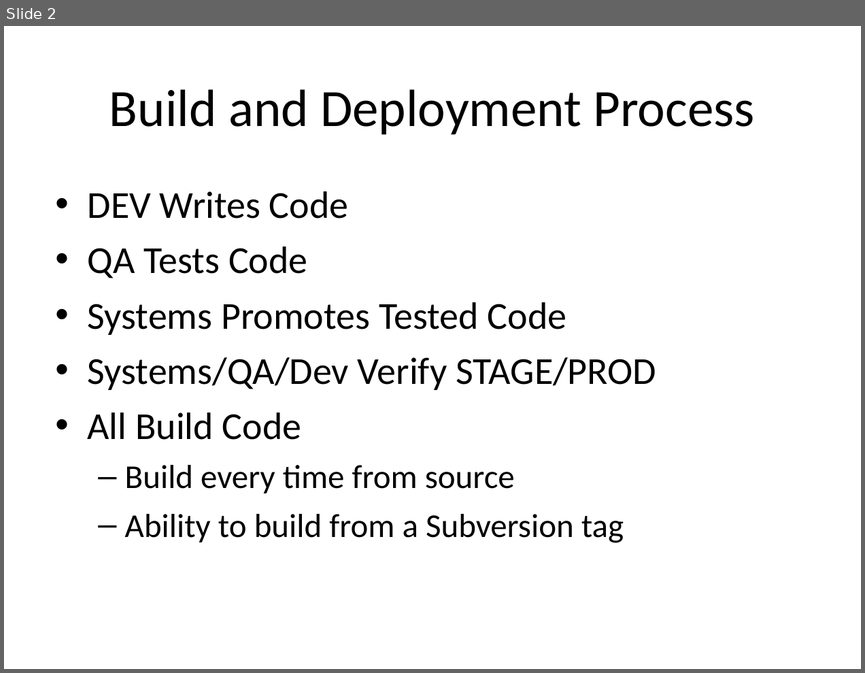
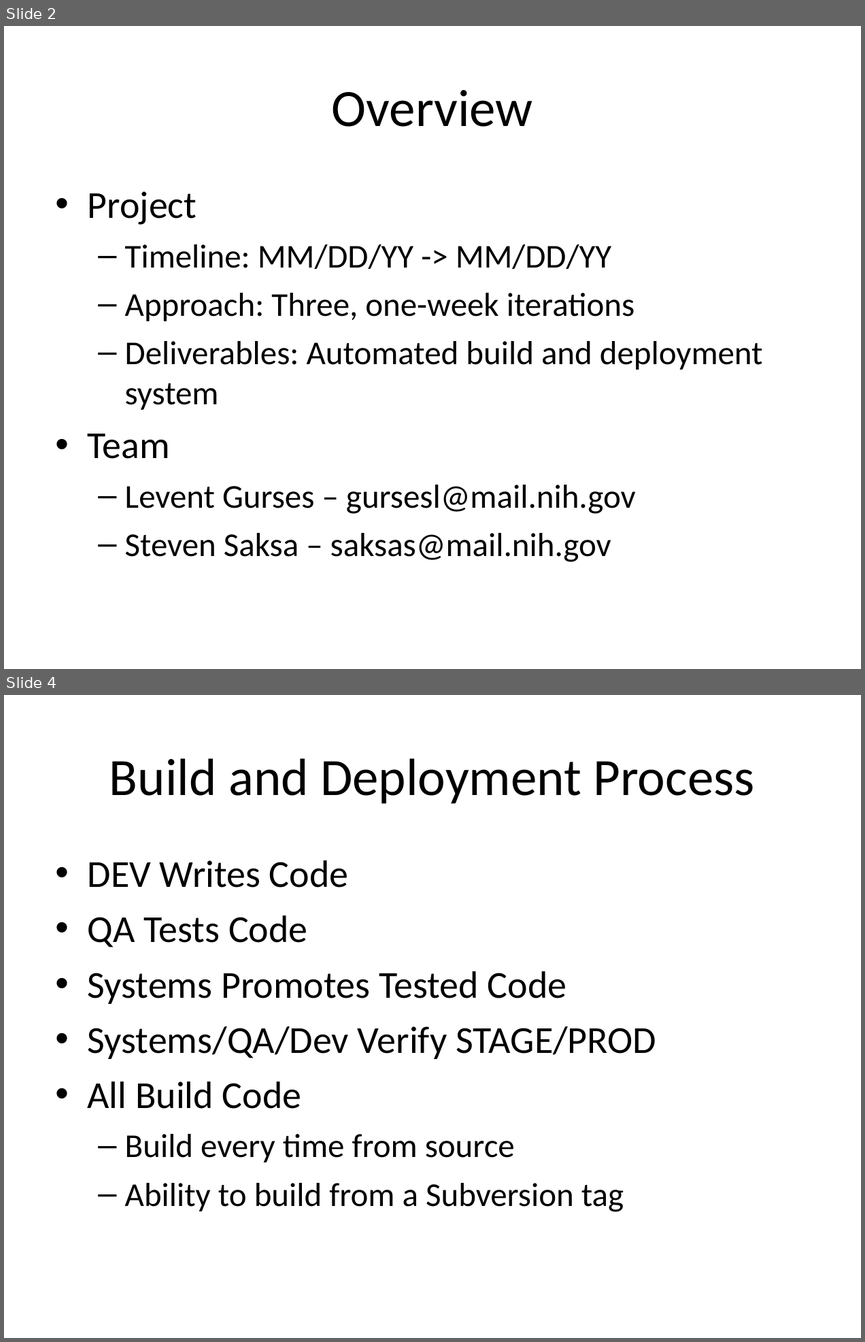
Before and after one commit to NCIP/automation, a slide deck: docs/presentations/generic-bda-kickoff.ppt. Shown one above the other, each under a label of ours: slide 2 before the commit, slides 2 and 4 after it; the slides between them are not shown. The pictures are 865x673 and 865x1342 pixels, drawn with LibreOffice and Linux fonts; fonts in the diff are those of the drawing. Boxes give left, top, right and bottom in pixels: in the first picture for what was removed or moved away, otherwise in the second. Text is boxed around its words. In the diff, an @@ line names an element or a change of style, - is before the commit and + after.

```diff
--- a/docs/presentations/generic-bda-kickoff.ppt
+++ b/docs/presentations/generic-bda-kickoff.ppt
@@ slide 2 added at [4, 26, 861, 669], background #FFFFFF @@
@@ title added at [332, 90, 533, 127], 44 pt, text #000000 @@
+Overview
@@ text added at [88, 191, 763, 562], 28 pt, text #000000 @@
+• Project
+  – Timeline: MM/DD/YY -> MM/DD/YY
+  – Approach: Three, one-week iterations
+  – Deliverables: Automated build and deployment system
+• Team
+  – Levent Gurses – gursesl@mail.nih.gov
+  – Steven Saksa – saksas@mail.nih.gov
@@ what was slide 2 is now slide 4 @@
```
Also in this commit, not shown: 4 slides changed, 2 other slides added, 1 slide removed.
